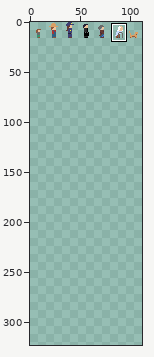
A pixel-art file gets an edit: assets/images/scratch.aseprite. Above, an overview of the earlier version with the close-up marked.
Close-up. Before:
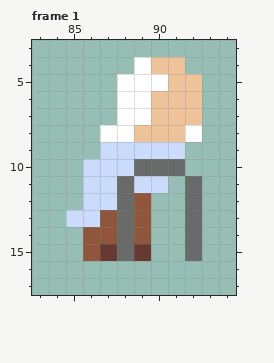
128x128 pixels, 2 frames. Shown: frame 1: x 83..94, y 3..17. The old version is drawn lined up with the new one, on the new canvas. The wide view leaves out empty margins. The commit also changed other frames or places, which this record leaves out.
The result:
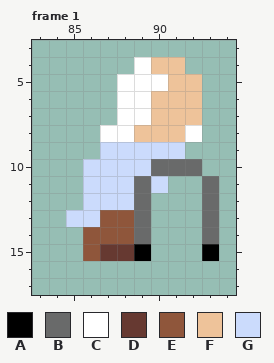
Palette (. is transparent): A #000000  B #696a6a  C #ffffff  D #663931  E #8f563b  F #eec39a  G #cbdbfc
From old to new:
canvas 128x128 -> 256x384
Frame 1:
y 10: x 89 B -> G; x 92 . -> B
y 11: x 88..89 BG -> GB; x 92..93 B. -> .B
y 12: x 88..89 BE -> GB; x 92..93 B. -> .B
y 13..14: x 88..89 BE -> EB; x 92..93 B. -> .B
y 15: x 88..89 BD -> DA; x 92..93 B. -> .A
Where, in picture pixels (left, top, right, bottom), the same in both close-ups:
changed: (117, 159, 219, 261)
